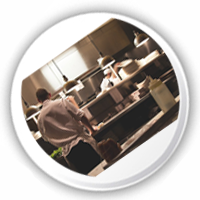
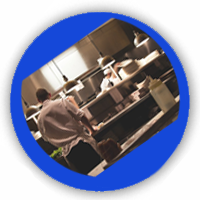
Layer changes from the first 200×200 image to the second:
painted on "Background copy 2" over <box>10,12,190,192</box>
